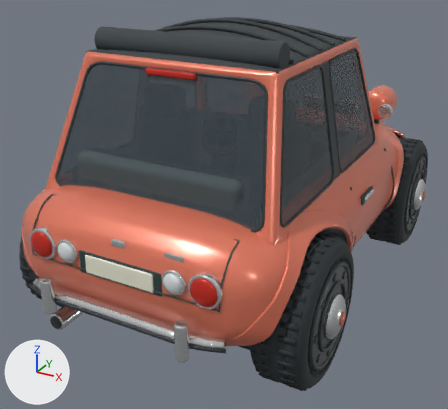
Two versions of the Blender file source-art/family/doodle.blend, one commit apart.
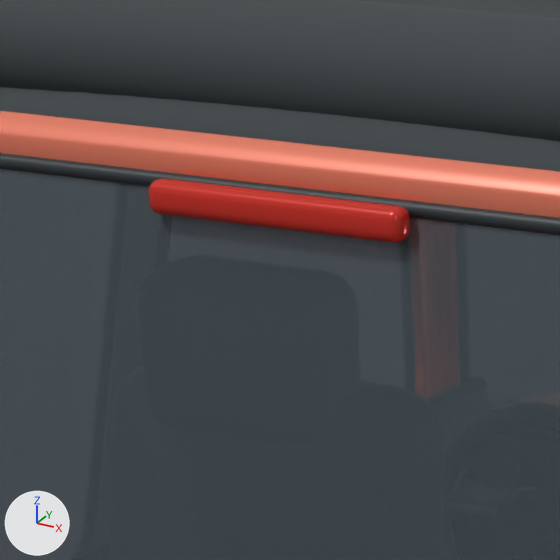
There are two pictures of each version: one whole from a 50 mm camera at (1.769, -3.648, 2.263) aimed at (-0.092, -0.264, 0.571), one close up on the part from 26% to 50% of the width and 8% to 35% of the height. Arrows for +X, +Y and +Z are at lower left; the lights stay in place. The older version's two pictures come first.

Objects in the first close-up: 'Body'.
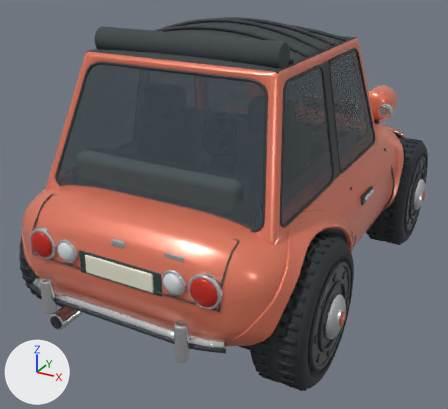
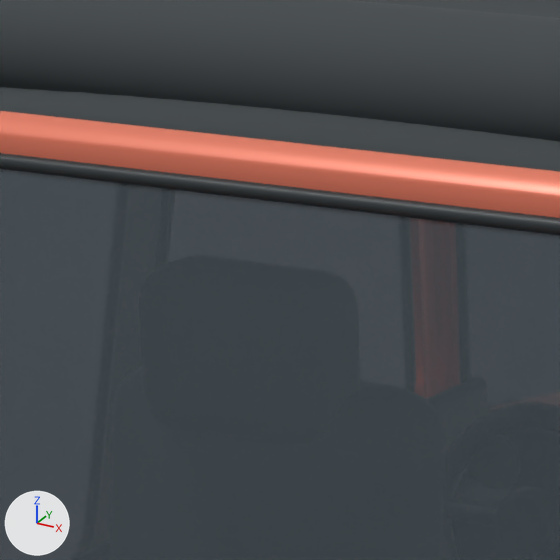
Where the newer file only moved an object's origin or applied its transform, the numbers keep the older frame.

What differs and where, as boxes (x1, y1, x2, y2) in the close-ups (560 x 560 px):
```json
{"part": 1, "of": "me_continuous_formed_body_shell", "change": "deleted", "before": [148, 178, 411, 243]}
```

Edits to the scene script, one JSON object a line:
```json
{"block": "me_continuous_formed_body_shell", "where": "# used by ob_body; location = (0.0, 0.0, 0.0)"}
{"op": "remove", "block": "me_continuous_formed_body_shell", "code": "me_continuous_formed_body_shell.from_pydata(...)  # 24584 vertices, 23579 faces; spans x -0.9..0.9, y -1.64..1.55, z 0.25..1.8"}
{"op": "add", "block": "me_continuous_formed_body_shell", "code": "me_continuous_formed_body_shell.from_pydata(...)  # 24488 vertices, 23481 faces; spans x -0.9..0.9, y -1.64..1.55, z 0.25..1.8"}
{"block": "me_continuous_formed_body_shell", "change": "me_continuous_formed_body_shell part 1: the loose piece of 96 vertices spanning x -0.15..0.15, y -1.01..-0.99, z 1.58..1.62 is deleted"}
```
